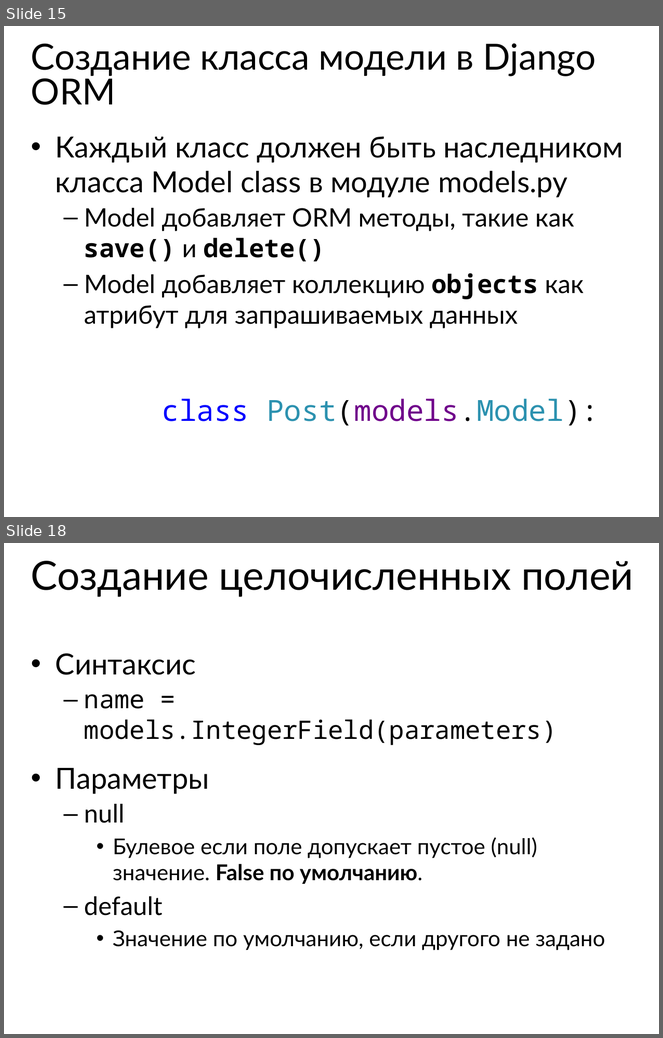
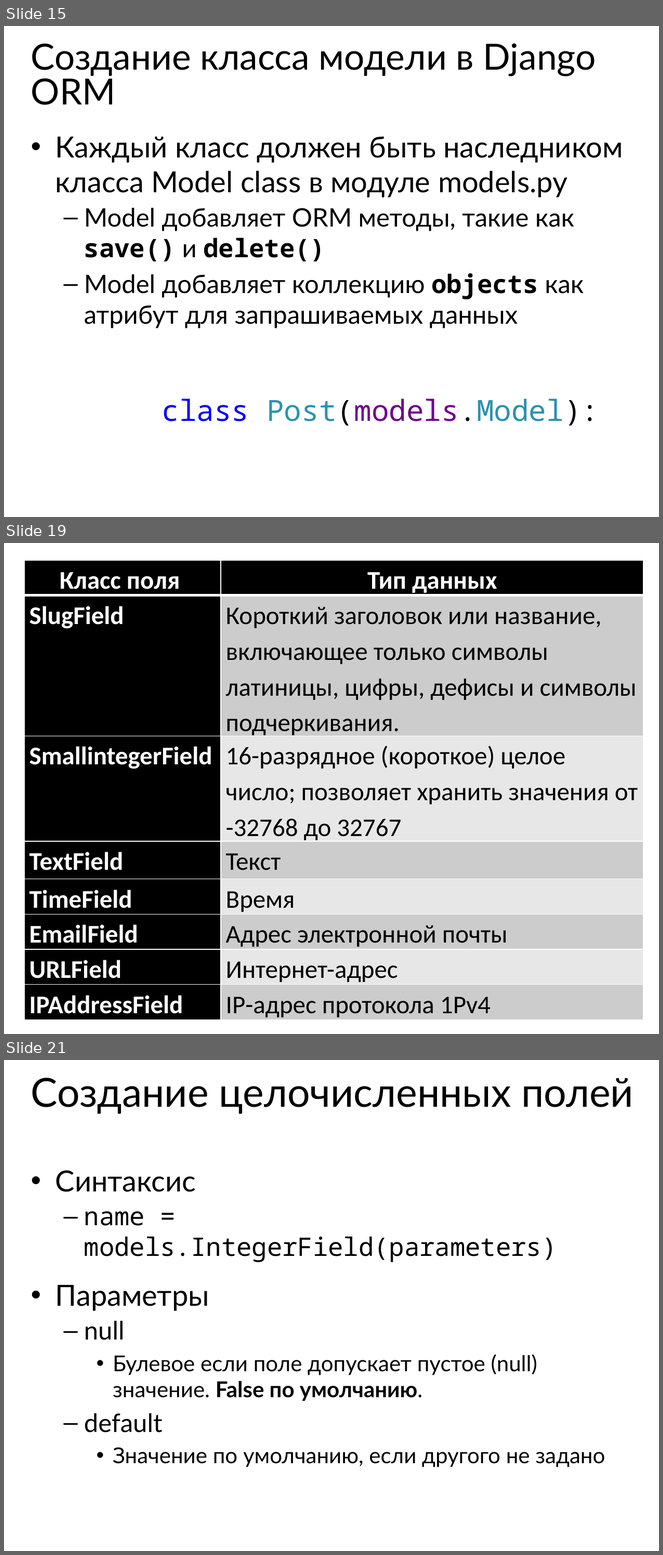
Before and after one commit to maxchv/LearnPython, a slide deck: week12/Models.pptx. Shown one above the other, each under a label of ours: slides 15 and 18 before the commit, slides 15, 19 and 21 after it; the slides between them are not shown. The pictures are 663x1038 and 663x1555 pixels, drawn with LibreOffice and Linux fonts; fonts in the diff are those of the drawing. Boxes give left, top, right and bottom in pixels: in the first picture for what was removed or moved away, otherwise in the second. Text is boxed around its words. In the diff, an @@ line names an element or a change of style, - is before the commit and + after.

```diff
--- a/week12/Models.pptx
+++ b/week12/Models.pptx
@@ slide 19 added at (x1=4, y1=543, x2=659, y2=1034), background #FFFFFF @@
@@ table added at (x1=24, y1=560, x2=644, y2=1020), 8 rows, 2 columns @@
+Класс поля | Тип данных
+SlugField | Короткий заголовок или название, включающее только символы латиницы, цифры, дефисы и символы подчеркивания.
+SmallintegerField | 16-разрядное (короткое) целое число; позволяет хранить значения от -32768 до 32767
+TextField | Текст
+TimeField | Время
+EmailField | Адрес электронной почты
+URLField | Интернет-адрес
+IPAddressField | IР-адрес протокола 1Pv4
@@ what was slide 18 is now slide 21 @@
```
Also in this commit, not shown: 6 slides changed, 16 other slides added.
